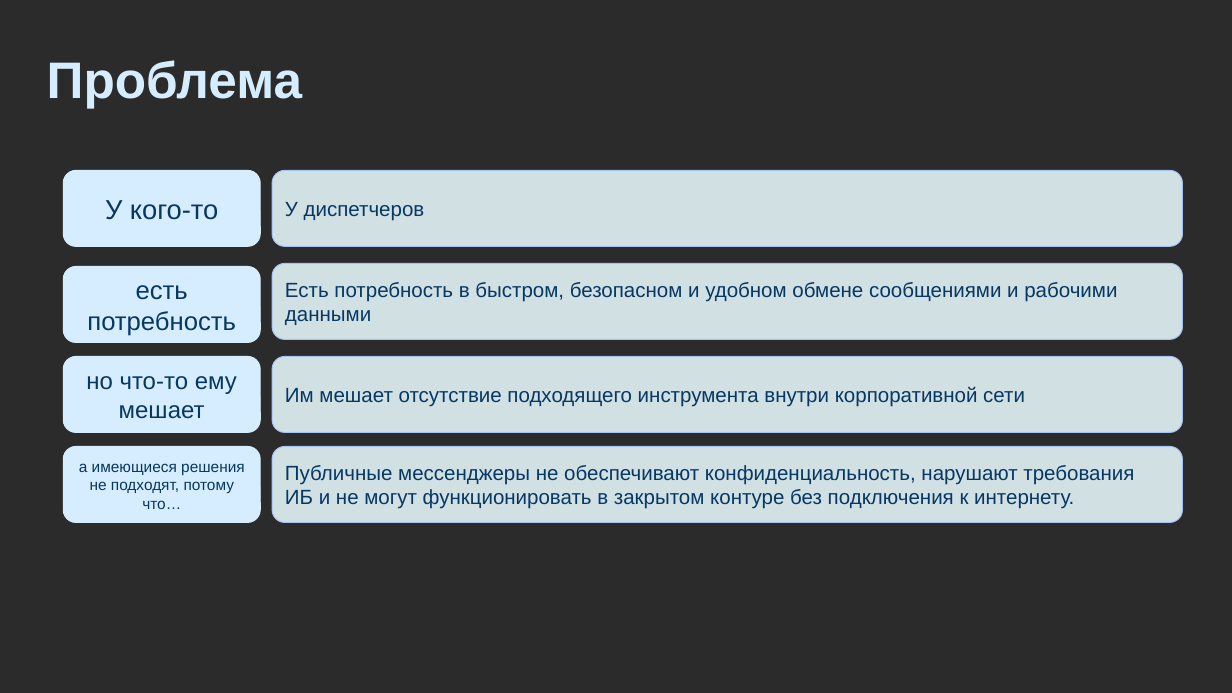
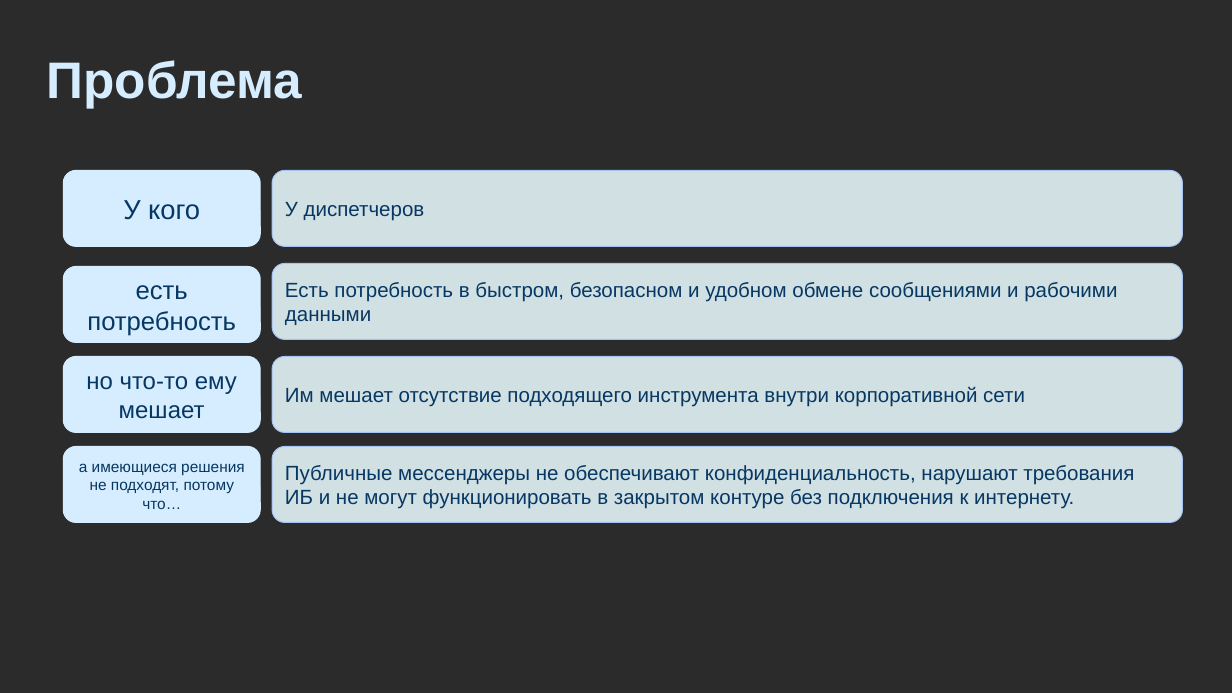
Before and after one commit to finaslo/Cypher-Comm, a slide deck: slide 5 of Презентация_Шифр-Связь.pptx. Drawn at 1232x693 pixels with LibreOffice and Linux fonts; fonts in the diff are those of the drawing; background and template pictures are left out; a plain dark background stands for a picture behind light text. Boxes give left, top, right and bottom in pixels: in the first picture for what was removed or moved away, otherwise in the second. Text is boxed around its words. In the diff, an @@ line names an element or a change of style, - is before the commit and + after.

```diff
--- a/Презентация_Шифр-Связь.pptx
+++ b/Презентация_Шифр-Связь.pptx
@@ text in rounded rectangle at (x1=123, y1=200, x2=200, y2=220): text changed @@
-У кого-то
+У кого
```
Also in this commit, not shown: 1 other slide changed, 1 slide added, 1 slide removed.
